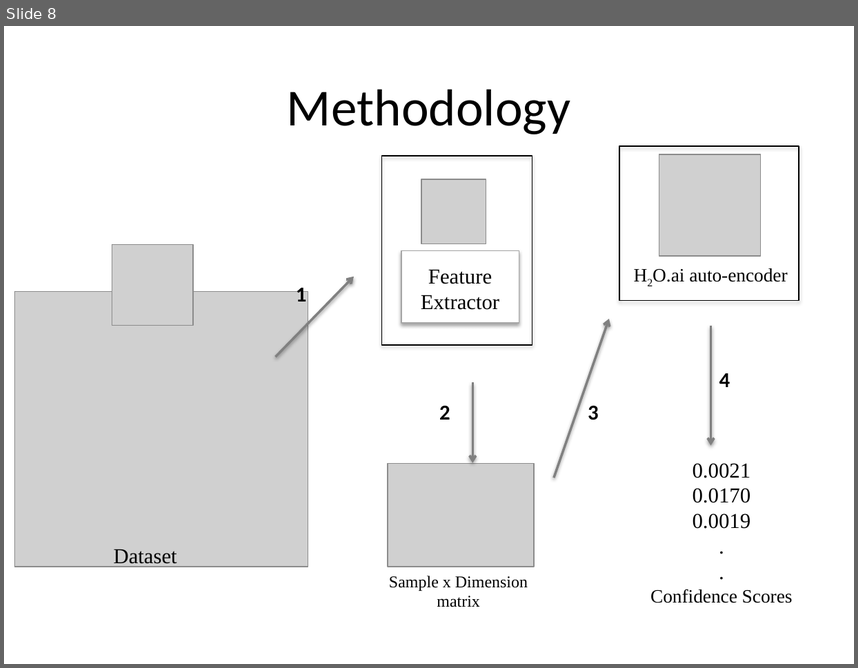
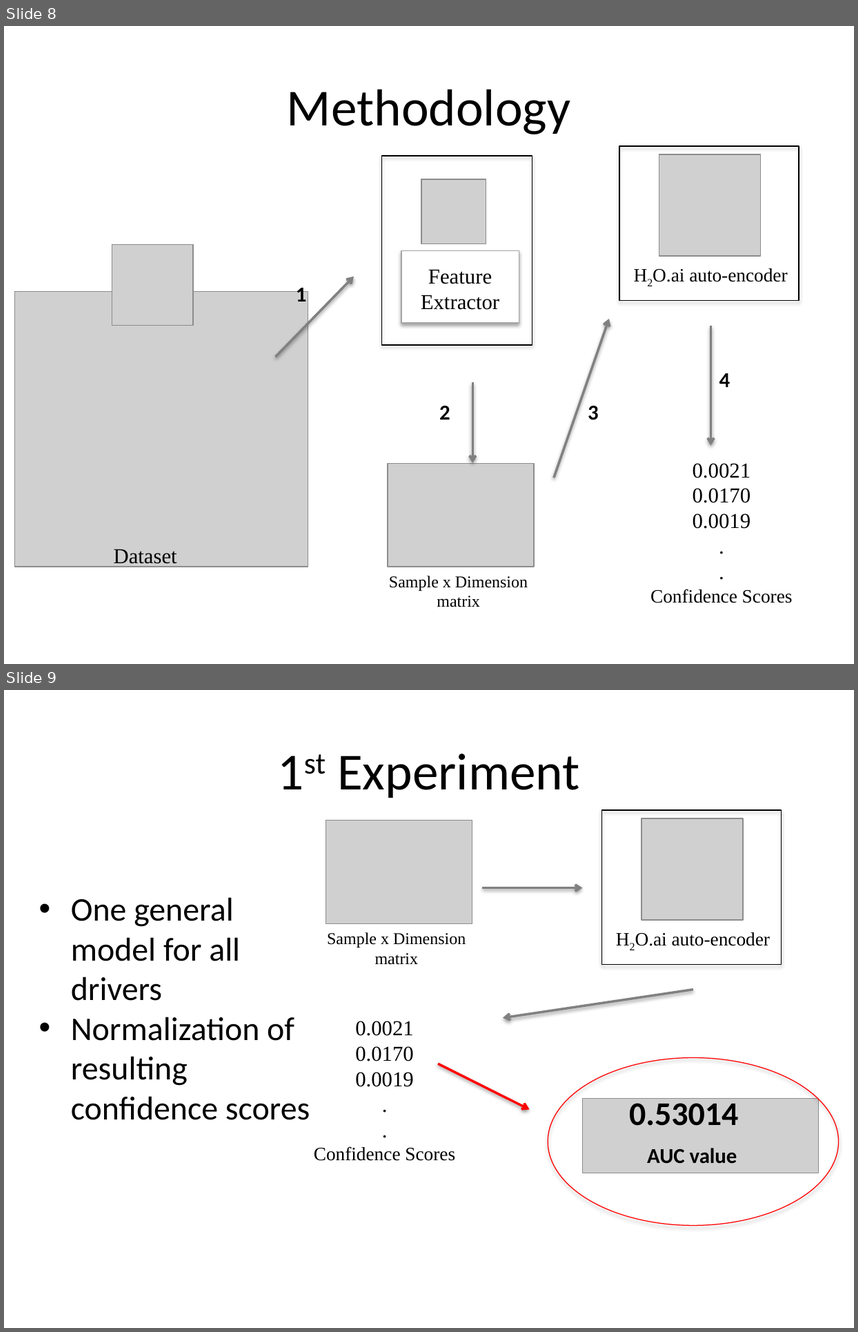
Before and after one commit to peterschrott/axa-driver-telematics, a slide deck: report/02-presentation/presentation.pptx. Shown one above the other, each under a label of ours: slide 8 before the commit, slides 8 and 9 after it. The pictures are 858x668 and 858x1332 pixels, drawn with LibreOffice and Linux fonts; fonts in the diff are those of the drawing; grey boxes stand for pictures. Boxes give left, top, right and bottom in pixels: in the first picture for what was removed or moved away, otherwise in the second. Text is boxed around its words. In the diff, an @@ line names an element or a change of style, - is before the commit and + after.

```diff
--- a/report/02-presentation/presentation.pptx
+++ b/report/02-presentation/presentation.pptx
@@ slide 9 added at (4, 690, 854, 1328), background #FFFFFF @@
@@ title added at (337, 753, 579, 798), 44 pt, text #000000 @@
+1st Experiment
@@ rectangle added at (602, 810, 781, 965), outline #000000 0.75 pt @@
@@ picture added at (326, 820, 472, 923) @@
@@ picture added at (642, 818, 743, 920) @@
@@ arrow added from (483, 888) to (583, 888), #808080 2 pt @@
@@ text added at (71, 897, 310, 1120), 28 pt, text #000000 @@
+• One general model for all drivers
+• Normalization of resulting confidence scores
@@ text added at (327, 932, 466, 965), 14 pt, text #000000 @@
+Sample x Dimension matrix
@@ text added at (635, 932, 770, 946), 16 pt, text #000000 @@
+H2O.ai auto-encoder
@@ arrow added from (693, 989) to (503, 1017), #808080 2 pt @@
@@ text added at (314, 1021, 455, 1161), 18 pt, text #000000 @@
+0.0021
+0.0170
+0.0019
+.
+.
+Confidence Scores
@@ ellipse added at (548, 1057, 839, 1225), outline #FF0000 0.75 pt @@
@@ arrow added from (439, 1063) to (529, 1109), #FF0000 2 pt @@
@@ picture added at (583, 1098, 818, 1173) @@
@@ text added at (629, 1097, 738, 1125), 28 pt, text #000000, bold @@
+0.53014
@@ text added at (647, 1147, 737, 1163), 18 pt, text #000000, bold @@
+AUC value
```
Also in this commit, not shown: 1 slide changed, 8 other slides added, 1 slide removed.
